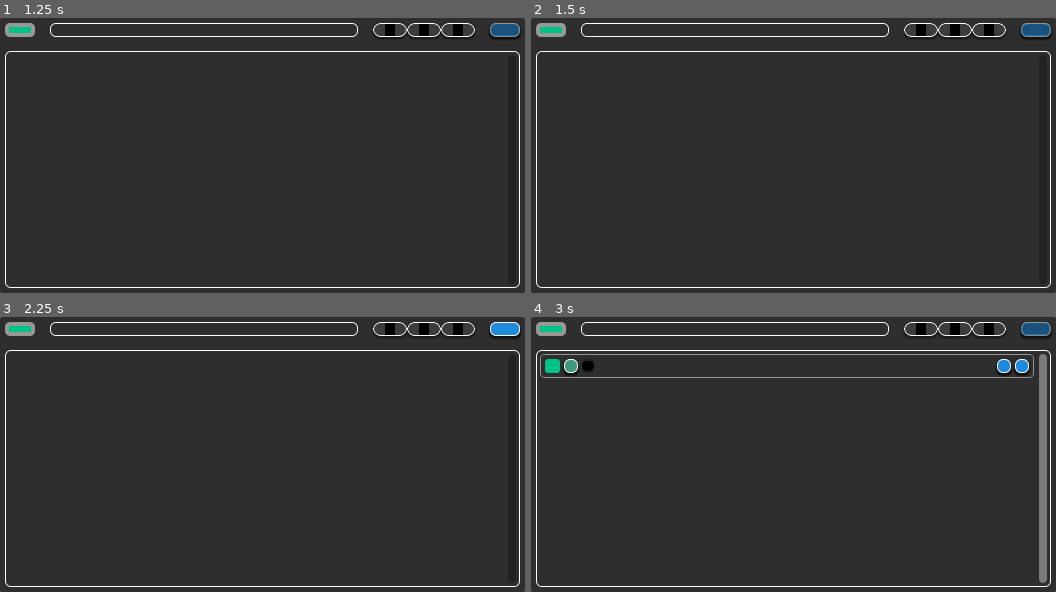
Above: before the commit, frames 1-4 (two rows, left to right).
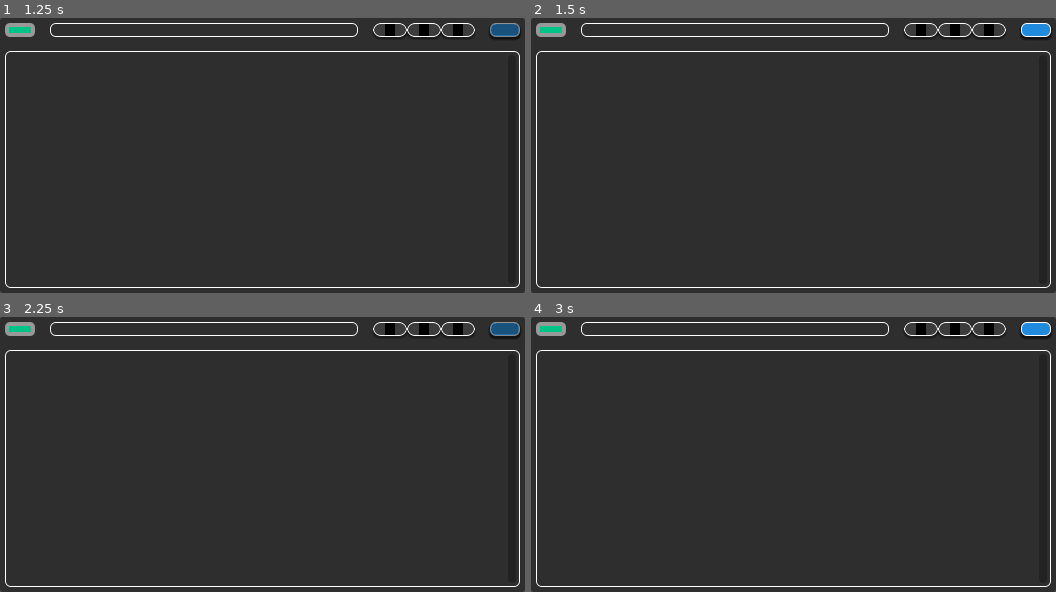
Above: after the commit, the same moments.

Repository: the0neWhoKnocks/godot.egg-timer
Game: Godot game, scene res://scenes/app.tscn
Same seed, same stepped clock (60 frames per second), same inputs: the game is played once before the commit and once after it.
Inputs (mouse positions are in pixels of both pictures, inside the frame that each line leads up to):
- Up to frame 1 (1.25 s): click (204, 29) at 0.52 s; type "Alex" at 0.6 s
- Up to frame 2 (1.5 s): click "" at 1.25 s
- Up to frame 3 (2.25 s): click "+" at 2 s
- Up to frame 4 (3 s): click "+" at 2.75 s

Frame 1 is identical in both runs. In frame 2, 0.3% of the frame differs, in the area x 93-100%, y 1-7%; in frame 3, 0.3%; in frame 4, 2.9%, in the area x 1-100%, y 1-97%.
Error in both runs: Invalid access to property or key 'timers' on a base object of type 'Dictionary'. (res://scripts/AppConfig.gd:8)

Commit message:
feat: DigiInput wrap from max to min and visa versa

Diff:
--- a/scenes/app.tscn
+++ b/scenes/app.tscn
@@ -18,15 +18,6 @@
 
 [sub_resource type="StyleBoxEmpty" id="StyleBoxEmpty_llela"]
 
-[sub_resource type="StyleBoxFlat" id="StyleBoxFlat_dmsei"]
-bg_color = Color(0, 0, 0, 1)
-corner_radius_top_left = 10
-corner_radius_top_right = 10
-corner_radius_bottom_right = 10
-corner_radius_bottom_left = 10
-shadow_size = 2
-shadow_offset = Vector2(0, 2)
-
 [sub_resource type="StyleBoxFlat" id="StyleBoxFlat_awiwq"]
 bg_color = Color(0, 0, 0, 1)
 corner_radius_top_left = 10
@@ -37,6 +28,15 @@
 shadow_offset = Vector2(0, 2)
 
 [sub_resource type="StyleBoxFlat" id="StyleBoxFlat_ljqyw"]
+bg_color = Color(0, 0, 0, 1)
+corner_radius_top_left = 10
+corner_radius_top_right = 10
+corner_radius_bottom_right = 10
+corner_radius_bottom_left = 10
+shadow_size = 2
+shadow_offset = Vector2(0, 2)
+
+[sub_resource type="StyleBoxFlat" id="StyleBoxFlat_jv7dx"]
 bg_color = Color(0, 0, 0, 1)
 corner_radius_top_left = 10
 corner_radius_top_right = 10
--- a/scripts/DigiInput.gd
+++ b/scripts/DigiInput.gd
@@ -62,11 +62,22 @@
 ## Starts with this value.
 @export var value: int = 0:
   set(new_val):
-    value = clamp(new_val, min_value, max_value)
+    if wrap_around:
+      if new_val > max_value:
+        value = (max_value - new_val) + 1
+      elif new_val < min_value:
+        value = max_value - (min_value - new_val) + 1
+      else:
+        value = new_val
+    else:
+      value = clamp(new_val, min_value, max_value)
+
     if num_input && num_input.text != str(value):
       num_input.text = str(value)
       _set_text(value)
       value_changed.emit(value)
+## If the value goes over the [b][color=orange]Max Value[/color][/b] it'll wrap to the [b][color=yellow]Min Value[/color][/b] and visa versa.
+@export var wrap_around: bool = true
 
 @onready var add_btn: Button = $Row/AddBtn
 @onready var num_input: LineEdit = $Row/NumInput
Not shown: 3 places in scenes/app.tscn that only renumber resources
Not shown, changed: TODO.md
